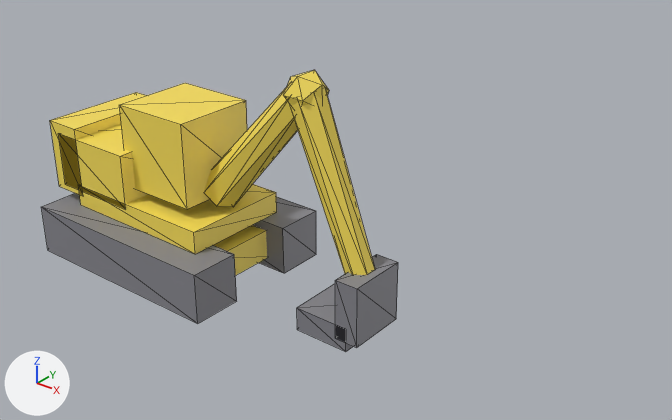
Renders of the glTF model public/studio/v2.15.0/d_excavator/model.glb from each side of a commit.
One viewpoint serves both versions: a 50 mm camera at (11.73, -10.09, 6.84) aimed at (3.49, 0.21, 0.45). Lighting does not change. The marker at lower left points along +X, +Y and +Z. The first picture is the older version. Mesh edges are drawn as thin lines. Where no turn or scale is listed for an object, it has been applied to the vertices.

The scene before the commit, as lines of its bpy script (objects in view):
```python
ob_part0 = bpy.data.objects.new('part0', me_geometry_0)
ob_part0.location = (0.0, 0.0, 0.0)
ob_part1 = bpy.data.objects.new('part1', me_geometry_1)
ob_part1.location = (0.0, 0.0, 0.0)
ob_part2 = bpy.data.objects.new('part2', me_geometry_2)
ob_part2.location = (0.0, 0.0, 0.0)
ob_part3 = bpy.data.objects.new('part3', me_geometry_3)
ob_part3.location = (0.0, 0.0, 0.0)
ob_part4 = bpy.data.objects.new('part4', me_geometry_4)
ob_part4.location = (0.0, 0.0, 0.0)
ob_part6 = bpy.data.objects.new('part6', me_geometry_6)
ob_part6.location = (0.0, 0.0, 0.0)
ob_part7 = bpy.data.objects.new('part7', me_geometry_7)
ob_part7.location = (0.0, 0.0, 0.0)
ob_part8 = bpy.data.objects.new('part8', me_geometry_8)
ob_part8.location = (0.0, 0.0, 0.0)
ob_part9 = bpy.data.objects.new('part9', me_geometry_9)
ob_part9.location = (0.0, 0.0, 0.0)
# also in view: 'part10' at (4.28, 0.0, -0.8); 'part11' at (3.78, 0.0, -1.28); 'part5' at (-1.05, 0.0, 0.3)
```
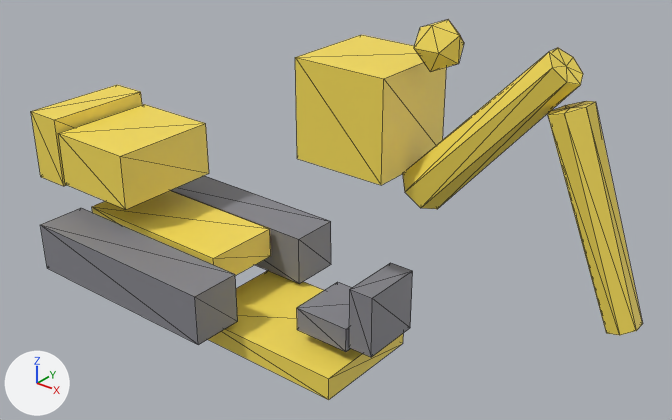
Boxes [x1, y1, x2, y2] around the edits, measured in the pictures (672 x 420 px):
'part4', moved
    before: [119, 83, 247, 209]
    after: [295, 35, 446, 185]
'part9', moved
    before: [293, 89, 375, 275]
    after: [548, 101, 643, 335]
'part3', moved
    before: [79, 184, 277, 254]
    after: [207, 270, 403, 400]
'part1', moved
    before: [41, 193, 237, 324]
    after: [40, 208, 238, 345]
'part7', moved
    before: [204, 87, 298, 207]
    after: [403, 48, 583, 209]
'part0', moved
    before: [253, 197, 316, 273]
    after: [170, 176, 331, 284]
'part10', moved
    before: [335, 254, 398, 348]
    after: [349, 263, 413, 357]
'part6', moved
    before: [50, 92, 147, 196]
    after: [31, 85, 142, 186]
'part8', moved
    before: [283, 70, 329, 106]
    after: [414, 20, 464, 72]
'part5', unchanged, uncovered by the edit
    before: [59, 124, 148, 209]
    after: [58, 104, 209, 209]
'part2', unchanged, uncovered by the edit
    before: [214, 225, 267, 276]
    after: [92, 191, 271, 276]

The edits, one by one:
me_geometry_0 is used by ob_part0; location (0.0, 0.0, 0.0).
me_geometry_0 had 8 vertices, 12 faces and spanned x -2.0..2.0, y 0.6..1.5, z -1.4..-0.5.
me_geometry_0 now has 8 vertices, 12 faces and spans x -1.81..2.19, y 0.79..1.69, z -1.63..-0.73.
me_geometry_0 part 1: the whole mesh is moved by (0.19, 0.19, -0.23).
me_geometry_1 is used by ob_part1; location (0.0, 0.0, 0.0).
me_geometry_1 had 8 vertices, 12 faces and spanned x -2.0..2.0, y -1.5..-0.6, z -1.4..-0.5.
me_geometry_1 now has 8 vertices, 12 faces and spans x -1.81..2.19, y -1.69..-0.79, z -1.63..-0.73.
me_geometry_1 part 2: the whole mesh is moved by (0.19, -0.19, -0.23).
me_geometry_3 is used by ob_part3; location (0.0, 0.0, 0.0).
me_geometry_3 had 8 vertices, 12 faces and spanned x -1.5..1.5, y -1.0..1.0, z -0.5..-0.1.
me_geometry_3 now has 8 vertices, 12 faces and spans x 1.32..4.32, y -1.0..1.0, z -2.11..-1.71.
me_geometry_3 part 3: the whole mesh is moved by (2.82, 0.0, -1.61).
me_geometry_4 is used by ob_part4; location (0.0, 0.0, 0.0).
me_geometry_4 had 8 vertices, 12 faces and spanned x -0.4..1.1, y -0.75..0.75, z 0.1..1.6.
me_geometry_4 now has 8 vertices, 12 faces and spans x 3.54..5.04, y -0.75..0.75, z 1.65..3.15.
me_geometry_4 part 4: the whole mesh is moved by (3.94, 0.0, 1.55).
me_geometry_6 is used by ob_part6; location (0.0, 0.0, 0.0).
me_geometry_6 had 8 vertices, 12 faces and spanned x -2.1..-1.4, y -1.0..1.0, z -0.3..1.0.
me_geometry_6 now has 8 vertices, 12 faces and spans x -2.66..-1.96, y -1.0..1.0, z -0.26..1.04.
me_geometry_6 part 5: the whole mesh is moved by (-0.56, 0.0, 0.04).
me_geometry_7 is used by ob_part7; location (0.0, 0.0, 0.0).
me_geometry_7 had 16 vertices, 28 faces and spanned x 0.91..3.31, y -0.35..0.35, z -0.04..2.52.
me_geometry_7 now has 16 vertices, 28 faces and spans x 4.98..7.37, y -0.35..0.35, z 1.15..3.71.
me_geometry_7 part 6: the whole mesh is moved by (4.07, 0.0, 1.19).
me_geometry_8 is used by ob_part8; location (0.0, 0.0, 0.0).
me_geometry_8 had 12 vertices, 20 faces and spanned x 2.794..3.406, y -0.306..0.306, z 2.044..2.656.
me_geometry_8 now has 12 vertices, 20 faces and spans x 5.073..5.685, y -0.306..0.306, z 3.17..3.782.
me_geometry_8 part 7: the whole mesh is moved by (2.279, 0.0, 1.126).
me_geometry_9 is used by ob_part9; location (0.0, 0.0, 0.0).
me_geometry_9 had 16 vertices, 28 faces and spanned x 2.82..4.35, y -0.29..0.29, z -0.44..2.45.
me_geometry_9 now has 16 vertices, 28 faces and spans x 7.0..8.53, y -0.29..0.29, z 0.25..3.14.
me_geometry_9 part 8: the whole mesh is moved by (4.18, 0.0, 0.69).
me_geometry_10 is used by ob_part10; location (0.0, 0.0, 0.0).
me_geometry_10 had 8 vertices, 12 faces and spanned x 4.07..4.49, y -0.525..0.525, z -1.325..-0.275.
me_geometry_10 now has 8 vertices, 12 faces and spans x 4.347..4.767, y -0.525..0.525, z -1.382..-0.332.
me_geometry_10 part 9: the whole mesh is moved by (0.277, 0.0, -0.057).
